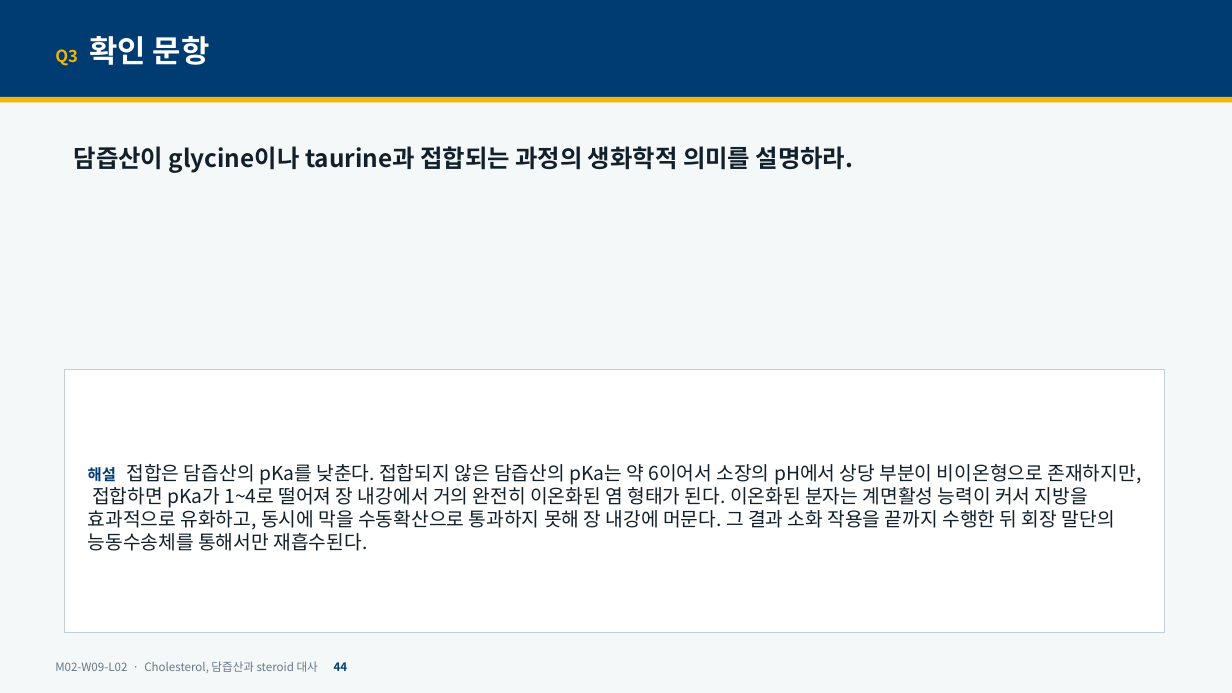
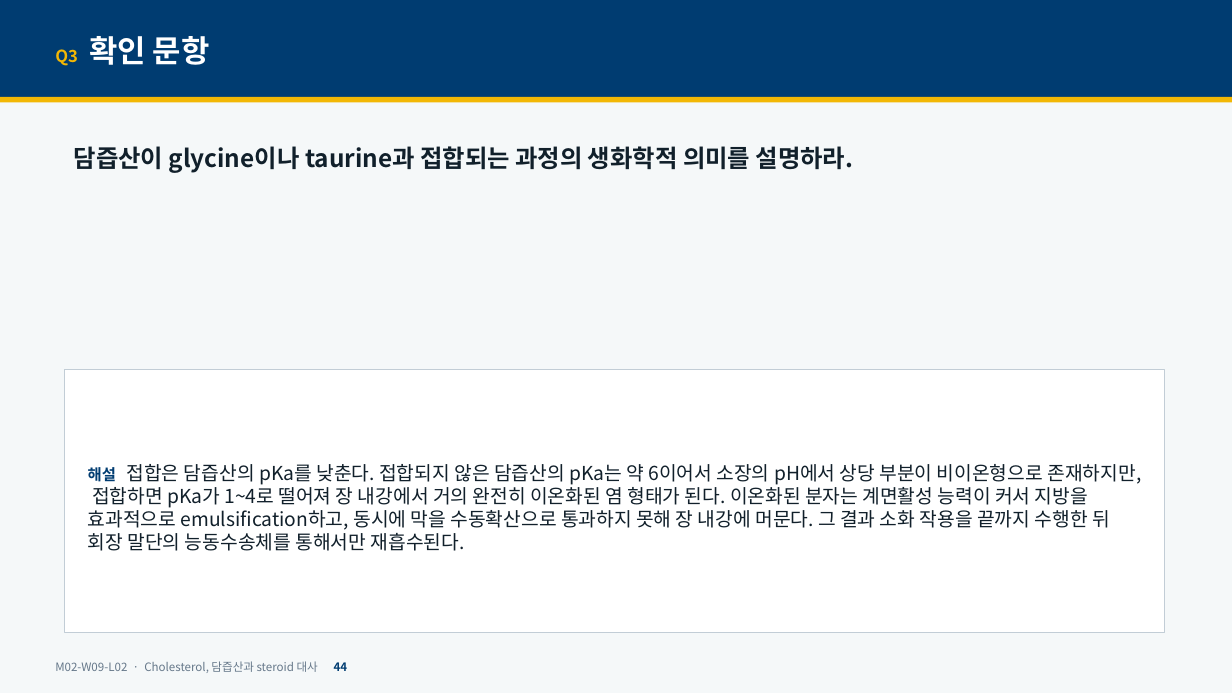
Before and after one commit to hoperiasd2/hoperiasd2.github.io, a slide deck: slide 44 of curriculum/M02/W09/L02/slides.pptx. Drawn at 1232x693 pixels with LibreOffice and Linux fonts; fonts in the diff are those of the drawing. Boxes give left, top, right and bottom in pixels: in the first picture for what was removed or moved away, otherwise in the second. Text is boxed around its words. In the diff, an @@ line names an element or a change of style, - is before the commit and + after.

```diff
--- a/curriculum/M02/W09/L02/slides.pptx
+++ b/curriculum/M02/W09/L02/slides.pptx
@@ text in rectangle at bbox=[88, 464, 1141, 551]: text changed @@
-해설 접합은 담즙산의 pKa를 낮춘다. 접합되지 않은 담즙산의 pKa는 약 6이어서 소장의 pH에서 상당 부분이 비이온형으로 존재하지만, 접합하면 pKa가 1~4로 떨어져 장 내강에서 거의 완전히 이온화된 염 형태가 된다. 이온화된 분자는 계면활성 능력이 커서 지방을 효과적으로 유화하고, 동시에 막을 수동확산으로 통과하지 못해 장 내강에 머문다. 그 결과 소화 작용을 끝까지 수행한 뒤 회장 말단의 능동수송체를 통해서만 재흡수된다.
+해설 접합은 담즙산의 pKa를 낮춘다. 접합되지 않은 담즙산의 pKa는 약 6이어서 소장의 pH에서 상당 부분이 비이온형으로 존재하지만, 접합하면 pKa가 1~4로 떨어져 장 내강에서 거의 완전히 이온화된 염 형태가 된다. 이온화된 분자는 계면활성 능력이 커서 지방을 효과적으로 emulsification하고, 동시에 막을 수동확산으로 통과하지 못해 장 내강에 머문다. 그 결과 소화 작용을 끝까지 수행한 뒤 회장 말단의 능동수송체를 통해서만 재흡수된다.
```
Also in this commit, not shown: 13 other slides changed, 3 other files.
